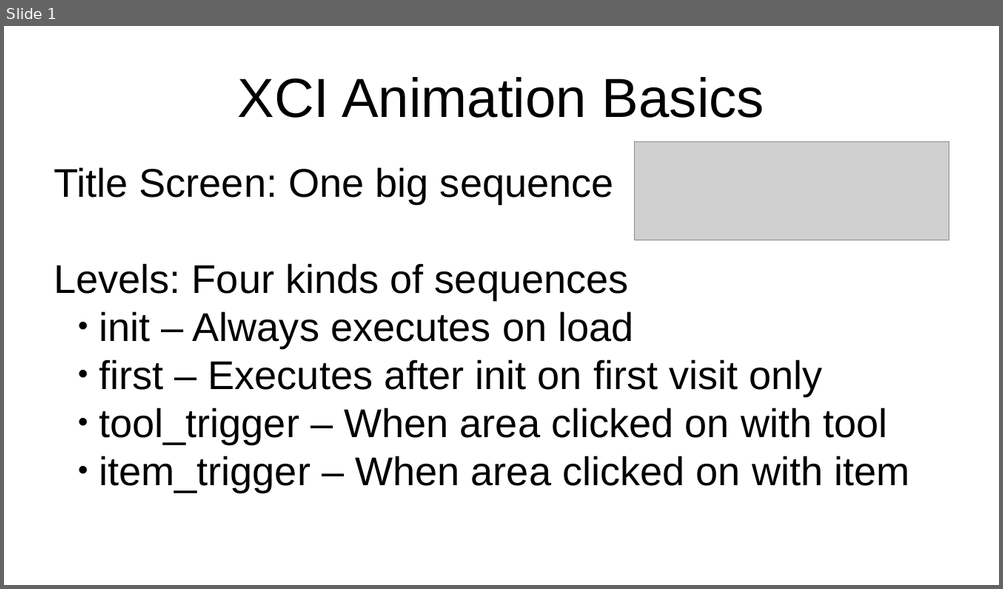
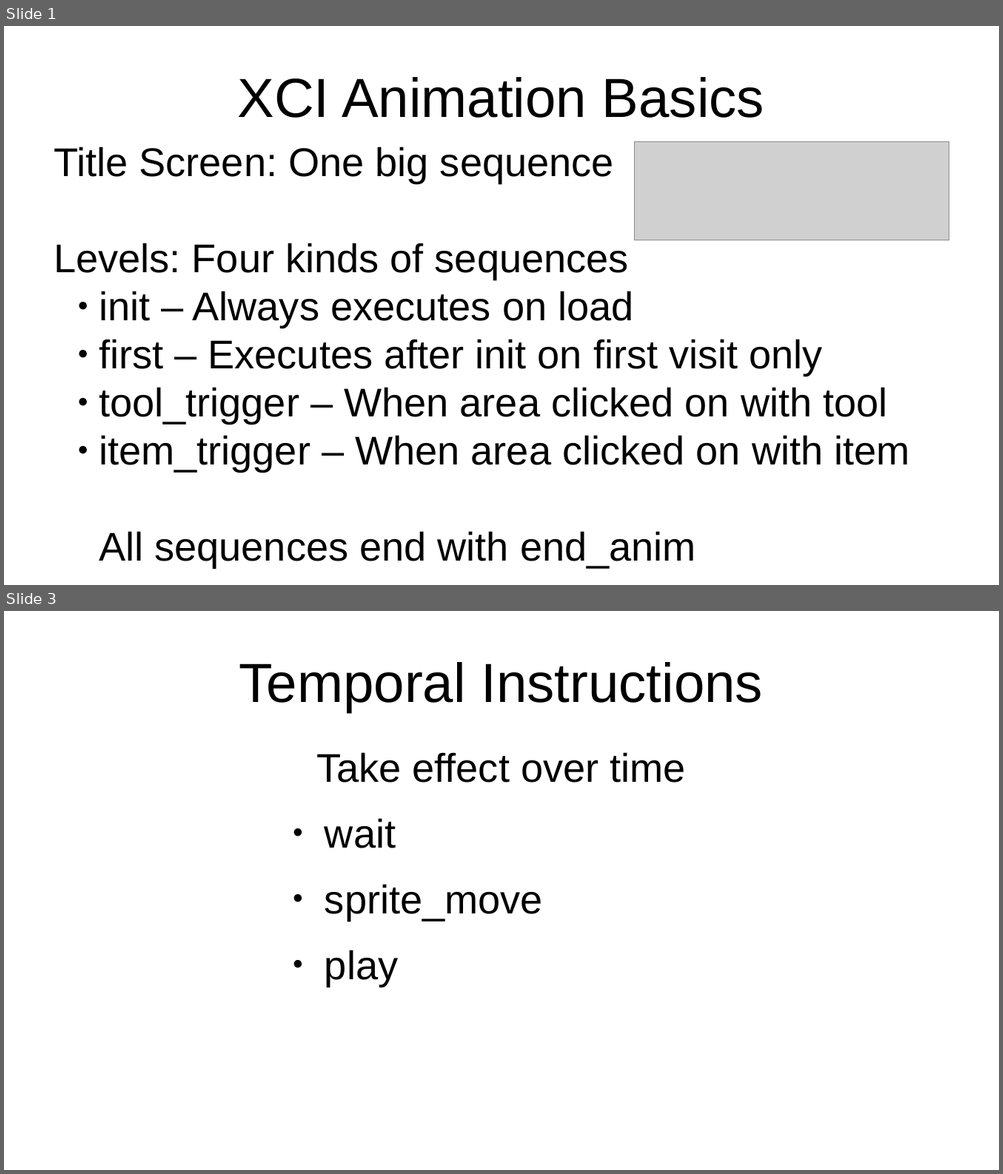
Before and after one commit to SlithyMatt/x16-xci, a slide deck: slides/XCI_animation_basics.odp. Shown one above the other, each under a label of ours: slide 1 before the commit, slides 1 and 3 after it; the slides between them are not shown. The pictures are 1003x589 and 1003x1174 pixels, drawn with LibreOffice and Linux fonts; fonts in the diff are those of the drawing; grey boxes stand for pictures. Boxes give left, top, right and bottom in pixels: in the first picture for what was removed or moved away, otherwise in the second. Text is boxed around its words. In the diff, an @@ line names an element or a change of style, - is before the commit and + after.

```diff
--- a/slides/XCI_animation_basics.odp
+++ b/slides/XCI_animation_basics.odp
@@ slide 3 added at bbox=[4, 611, 999, 1170], background #FFFFFF @@
@@ title added at bbox=[239, 662, 762, 712], 44 pt, text #000000 @@
+Temporal Instructions
@@ text added at bbox=[316, 752, 685, 986], 32 pt, text #000000 @@
+Take effect over time
+● wait
+● sprite_move
+● play
@@ slide 1 changed as well @@
@@ subtitle "Title Screen: One big sequence": place and size @@
-subtitle "Title Screen: One big sequence" at bbox=[54, 167, 909, 492]
+subtitle "Title Screen: One big sequence" at bbox=[54, 147, 909, 568]
@@ subtitle at bbox=[99, 531, 696, 568]: paragraph added @@
+All sequences end with end_anim
```
Also in this commit, not shown: 3 other slides added.
